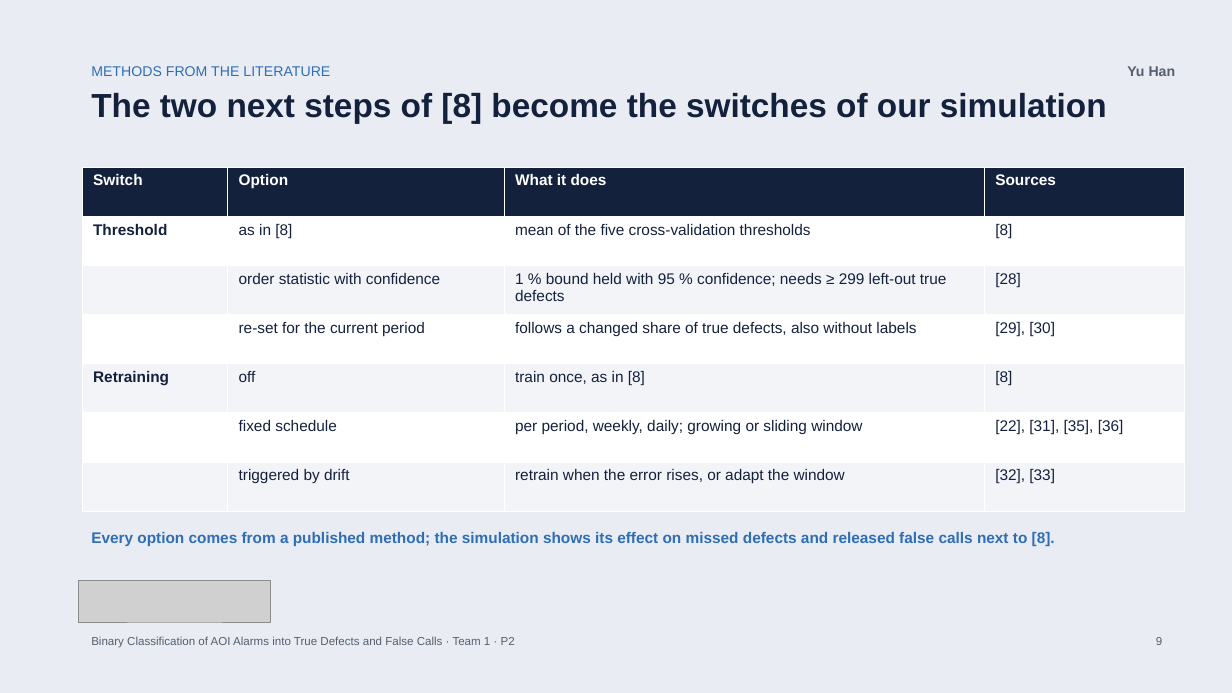
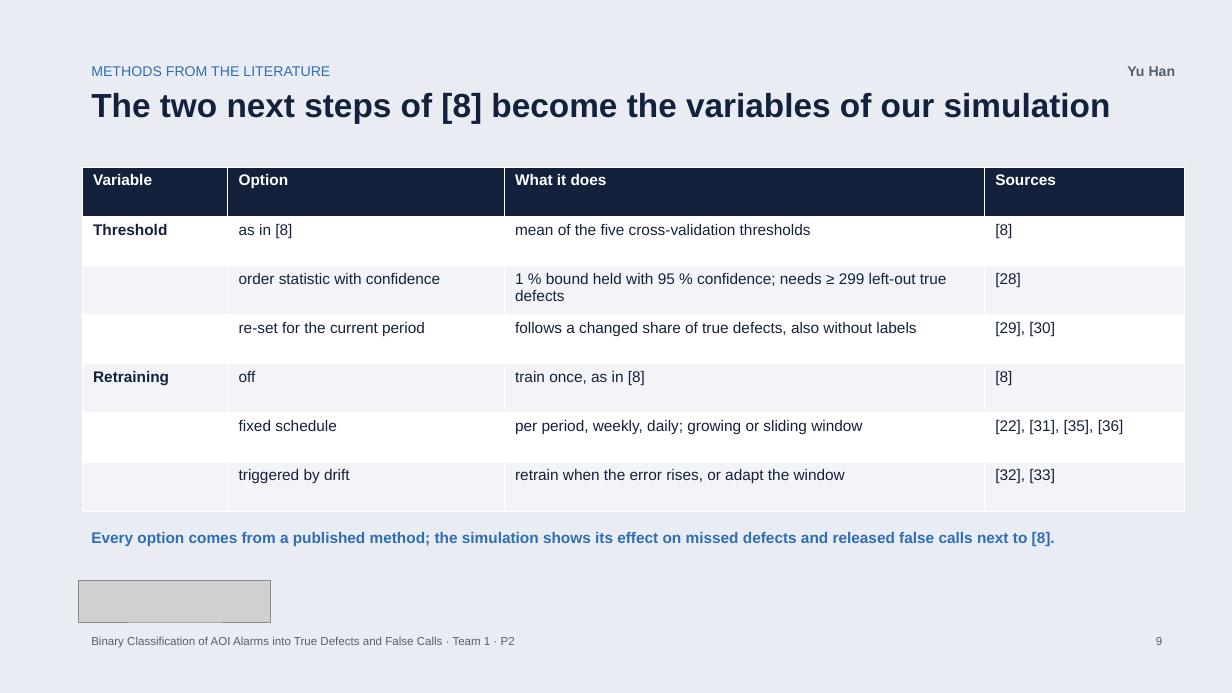
Before and after one commit to bodhi584/aoi-false-call-classification, a slide deck: slide 9 of docs/slides_p2.pptx. Drawn at 1232x693 pixels with LibreOffice and Linux fonts; fonts in the diff are those of the drawing; grey boxes stand for pictures. Boxes give left, top, right and bottom in pixels: in the first picture for what was removed or moved away, otherwise in the second. Text is boxed around its words. In the diff, an @@ line names an element or a change of style, - is before the commit and + after.

Commit message:
P2 slides: revision of P1 after the core paper; switches -> variables (#32, #36)

```diff
--- a/docs/slides_p2.pptx
+++ b/docs/slides_p2.pptx
@@ text at [91,93,1111,124]: text changed @@
-The two next steps of [8] become the switches of our simulation
+The two next steps of [8] become the variables of our simulation
@@ table at [82,167,1185,511] @@
-row 1, column 1: Switch
+row 1, column 1: Variable
```
Also in this commit, not shown: 5 other slides changed, 5 other files.
